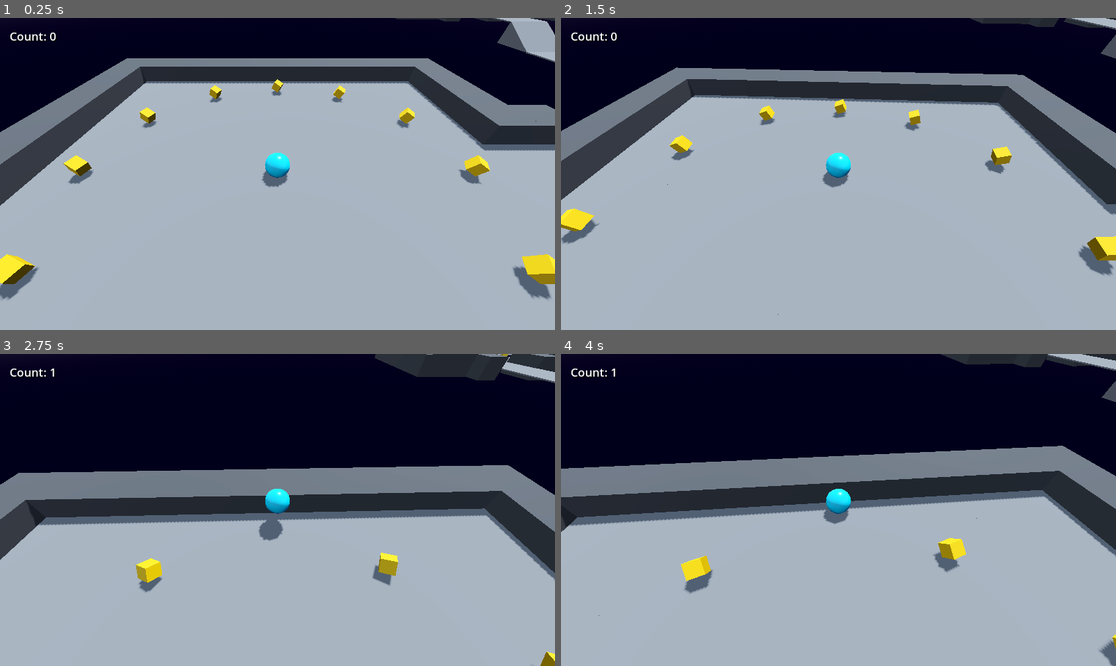
Above: before the commit, frames 1-4 (two rows, left to right).
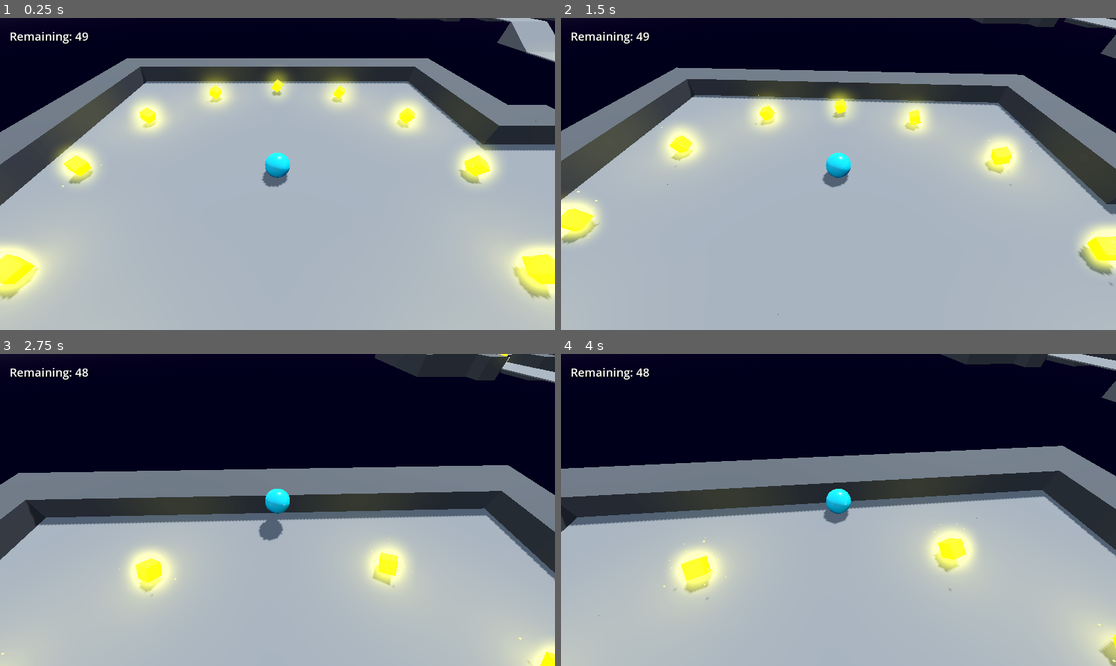
Above: after the commit, the same moments.

Repository: jrenato/godot-roll-a-ball
Game: Godot game, scene res://levels/level.tscn
The game is run twice, just before and just after one commit, with the same random seed, the same clock (stepped at 60 frames per second) and the same inputs.
Inputs (mouse positions are in pixels of both pictures, inside the frame that each line leads up to):
- Up to frame 1 (0.25 s): no input
- Up to frame 2 (1.5 s): move the mouse to (866, 174) at 0.52 s; hold W (move_forward) from 0.53 s (still down); move the mouse to (810, 174) at 1.27 s
- Up to frame 3 (2.75 s): keep holding W (move_forward); move the mouse to (288, 503) at 2.02 s
- Up to frame 4 (4 s): keep holding W (move_forward); move the mouse to (832, 516) at 2.77 s; move the mouse to (877, 513) at 3.52 s

The runs differ from the first frame. In frame 1, 9.4% of the frame differs, in the area x 0-100%, y 4-96%; in frame 2, 6.2%; in frame 3, 4.9%; in frame 4, 5.3%.

Commit message:
Added pickup polishment

Diff:
--- a/levels/coil.tscn
+++ b/levels/coil.tscn
@@ -1,6 +1,7 @@
-[gd_scene load_steps=9 format=3 uid="uid://df3um7c5ap3x4"]
+[gd_scene load_steps=10 format=3 uid="uid://df3um7c5ap3x4"]
 
 [ext_resource type="Script" path="res://levels/coil.gd" id="1_ib015"]
+[ext_resource type="Material" uid="uid://coa10hgapo2wn" path="res://materials/coil.tres" id="2_ahkqj"]
 
 [sub_resource type="CylinderMesh" id="CylinderMesh_aaw5m"]
 top_radius = 1.0
@@ -15,46 +16,6 @@
 [sub_resource type="CylinderShape3D" id="CylinderShape3D_25yvs"]
 height = 0.1
 radius = 1.0
-
-[sub_resource type="Animation" id="Animation_vruti"]
-resource_name = "trigger"
-length = 0.1
-tracks/0/type = "value"
-tracks/0/imported = false
-tracks/0/enabled = true
-tracks/0/path = NodePath("PadMesh:position")
-tracks/0/interp = 1
-tracks/0/loop_wrap = true
-tracks/0/keys = {
-"times": PackedFloat32Array(0, 0.1),
-"transitions": PackedFloat32Array(1, 1),
-"update": 0,
-"values": [Vector3(0, 0.1, 0), Vector3(0, 0.5, 0)]
-}
-tracks/1/type = "value"
-tracks/1/imported = false
-tracks/1/enabled = true
-tracks/1/path = NodePath("CoilMesh:position")
-tracks/1/interp = 1
-tracks/1/loop_wrap = true
-tracks/1/keys = {
-"times": PackedFloat32Array(0, 0.1),
-"transitions": PackedFloat32Array(1, 1),
-"update": 0,
-"values": [Vector3(0, 0.1, 0), Vector3(0, 0.3, 0)]
-}
-tracks/2/type = "value"
-tracks/2/imported = false
-tracks/2/enabled = true
-tracks/2/path = NodePath("CoilMesh:mesh:height")
-tracks/2/interp = 1
-tracks/2/loop_wrap = true
-tracks/2/keys = {
-"times": PackedFloat32Array(0, 0.1),
-"transitions": PackedFloat32Array(1, 1),
-"update": 0,
-"values": [0.1, 0.5]
-}
 
 [sub_resource type="Animation" id="Animation_nev5h"]
 length = 0.001
@@ -135,6 +96,46 @@
 "values": [0.5, 0.1]
 }
 
+[sub_resource type="Animation" id="Animation_vruti"]
+resource_name = "trigger"
+length = 0.1
+tracks/0/type = "value"
+tracks/0/imported = false
+tracks/0/enabled = true
+tracks/0/path = NodePath("PadMesh:position")
+tracks/0/interp = 1
+tracks/0/loop_wrap = true
+tracks/0/keys = {
+"times": PackedFloat32Array(0, 0.1),
+"transitions": PackedFloat32Array(1, 1),
+"update": 0,
+"values": [Vector3(0, 0.1, 0), Vector3(0, 0.5, 0)]
+}
+tracks/1/type = "value"
+tracks/1/imported = false
+tracks/1/enabled = true
+tracks/1/path = NodePath("CoilMesh:position")
+tracks/1/interp = 1
+tracks/1/loop_wrap = true
+tracks/1/keys = {
+"times": PackedFloat32Array(0, 0.1),
+"transitions": PackedFloat32Array(1, 1),
+"update": 0,
+"values": [Vector3(0, 0.1, 0), Vector3(0, 0.3, 0)]
+}
+tracks/2/type = "value"
+tracks/2/imported = false
+tracks/2/enabled = true
+tracks/2/path = NodePath("CoilMesh:mesh:height")
+tracks/2/interp = 1
+tracks/2/loop_wrap = true
+tracks/2/keys = {
+"times": PackedFloat32Array(0, 0.1),
+"transitions": PackedFloat32Array(1, 1),
+"update": 0,
+"values": [0.1, 0.5]
+}
+
 [sub_resource type="AnimationLibrary" id="AnimationLibrary_kcfav"]
 _data = {
 "RESET": SubResource("Animation_nev5h"),
@@ -149,11 +150,13 @@
 transform = Transform3D(1, 0, 0, 0, 1, 0, 0, 0, 1, 0, 0.1, 0)
 mesh = SubResource("CylinderMesh_aaw5m")
 skeleton = NodePath("../..")
+surface_material_override/0 = ExtResource("2_ahkqj")
 
 [node name="CoilMesh" type="MeshInstance3D" parent="."]
 transform = Transform3D(1, 0, 0, 0, 1, 0, 0, 0, 1, 0, 0.1, 0)
 mesh = SubResource("CylinderMesh_xk4pj")
 skeleton = NodePath("../..")
+surface_material_override/0 = ExtResource("2_ahkqj")
 
 [node name="CollisionShape3D" type="CollisionShape3D" parent="."]
 transform = Transform3D(1, 0, 0, 0, 1, 0, 0, 0, 1, 0, 0.1, 0)
--- a/levels/pickup.tscn
+++ b/levels/pickup.tscn
@@ -8,6 +8,32 @@
 
 [sub_resource type="BoxShape3D" id="BoxShape3D_sp0ib"]
 size = Vector3(0.5, 0.5, 0.5)
+
+[sub_resource type="Curve" id="Curve_75vu2"]
+_data = [Vector2(0, 1), 0.0, 0.0, 0, 0, Vector2(1, 0.472727), 0.0, 0.0, 0, 0]
+point_count = 2
+
+[sub_resource type="CurveTexture" id="CurveTexture_xa5ks"]
+curve = SubResource("Curve_75vu2")
+
+[sub_resource type="ParticleProcessMaterial" id="ParticleProcessMaterial_m5ni1"]
+emission_shape = 1
+emission_sphere_radius = 1.0
+gravity = Vector3(0, 1, 0)
+tangential_accel_min = 0.5
+tangential_accel_max = 0.5
+scale_min = 0.03
+scale_max = 0.07
+scale_curve = SubResource("CurveTexture_xa5ks")
+color = Color(1, 1, 0, 1)
+
+[sub_resource type="StandardMaterial3D" id="StandardMaterial3D_1iw3g"]
+albedo_color = Color(1, 1, 0, 1)
+emission_enabled = true
+emission = Color(1, 1, 0.47451, 1)
+
+[sub_resource type="SphereMesh" id="SphereMesh_ojwrg"]
+material = SubResource("StandardMaterial3D_1iw3g")
 
 [node name="Pickup" type="Area3D" groups=["pickups"]]
 script = ExtResource("1_fctsy")
@@ -19,3 +45,13 @@
 
 [node name="CollisionShape3D" type="CollisionShape3D" parent="."]
 shape = SubResource("BoxShape3D_sp0ib")
+
+[node name="GPUParticles3D" type="GPUParticles3D" parent="."]
+amount = 16
+trail_lifetime = 0.5
+process_material = SubResource("ParticleProcessMaterial_m5ni1")
+draw_pass_1 = SubResource("SphereMesh_ojwrg")
+
+[node name="OmniLight3D" type="OmniLight3D" parent="."]
+light_color = Color(1, 1, 0, 1)
+light_energy = 0.5
--- /dev/null
+++ b/materials/coil.tres
@@ -0,0 +1,4 @@
+[gd_resource type="StandardMaterial3D" format=3 uid="uid://coa10hgapo2wn"]
+
+[resource]
+albedo_color = Color(0.317647, 0.666667, 0, 1)
--- a/materials/pickup.tres
+++ b/materials/pickup.tres
@@ -3,3 +3,6 @@
 [resource]
 albedo_color = Color(1, 0.784314, 0, 1)
 roughness = 0.75
+emission_enabled = true
+emission = Color(0.858824, 0.858824, 0, 1)
+emission_energy_multiplier = 3.0
--- a/player/player.gd
+++ b/player/player.gd
@@ -51,18 +51,28 @@
 func set_count_text() -> void:
 	if not count_label:
 		return
-	count_label.text = "Count: %s" % count
+	count_label.text = "Remaining: %s" % (total_pickups - count)
 
 	if count >= total_pickups:
 		message_label.text = "You Win!"
 		message_label.visible = true
 
 
+func tween_capture(body : Node) -> void:
+	var tween := create_tween().set_parallel(true)
+	tween.tween_property(body, "global_position", self.global_position, 0.2)#\
+		#.set_ease(Tween.EASE_IN).set_trans(Tween.TRANS_BACK)
+	tween.tween_property(body, "scale", Vector3.ZERO, 0.2)
+	tween.set_parallel(false)
+	tween.tween_callback(body.queue_free)
+
+
 func _on_area_entered(body : Node) -> void:
 	if body.is_in_group("pickups"):
 		count += 1
 		set_count_text()
-		body.queue_free()
+		tween_capture(body)
+		#body.queue_free()
 
 	if body.is_in_group("death_areas"):
 		message_label.text = "You Lose!"
--- a/player/player.tscn
+++ b/player/player.tscn
@@ -8,6 +8,7 @@
 [sub_resource type="SphereShape3D" id="SphereShape3D_cvgg8"]
 
 [sub_resource type="SphereShape3D" id="SphereShape3D_uc2fx"]
+radius = 1.0
 
 [node name="Player" type="RigidBody3D"]
 transform = Transform3D(1, 0, 0, 0, 1, 0, 0, 0, 1, 0, 0.5, 0)
Binary file added: docs/images/pickup_glow.png
Not shown, added: docs/images/pickup_glow.png.import
Binary file added: docs/images/pickup_particle_material.png
Not shown, added: docs/images/pickup_particle_material.png.import
Binary file added: docs/images/pickup_particle_process_material.png
Not shown, added: docs/images/pickup_particle_process_material.png.import
Not shown: 1 places in levels/pickup.tscn that only renumber resources
Not shown, changed: README.md
Not shown, changed: docs/medium-priorities.md
